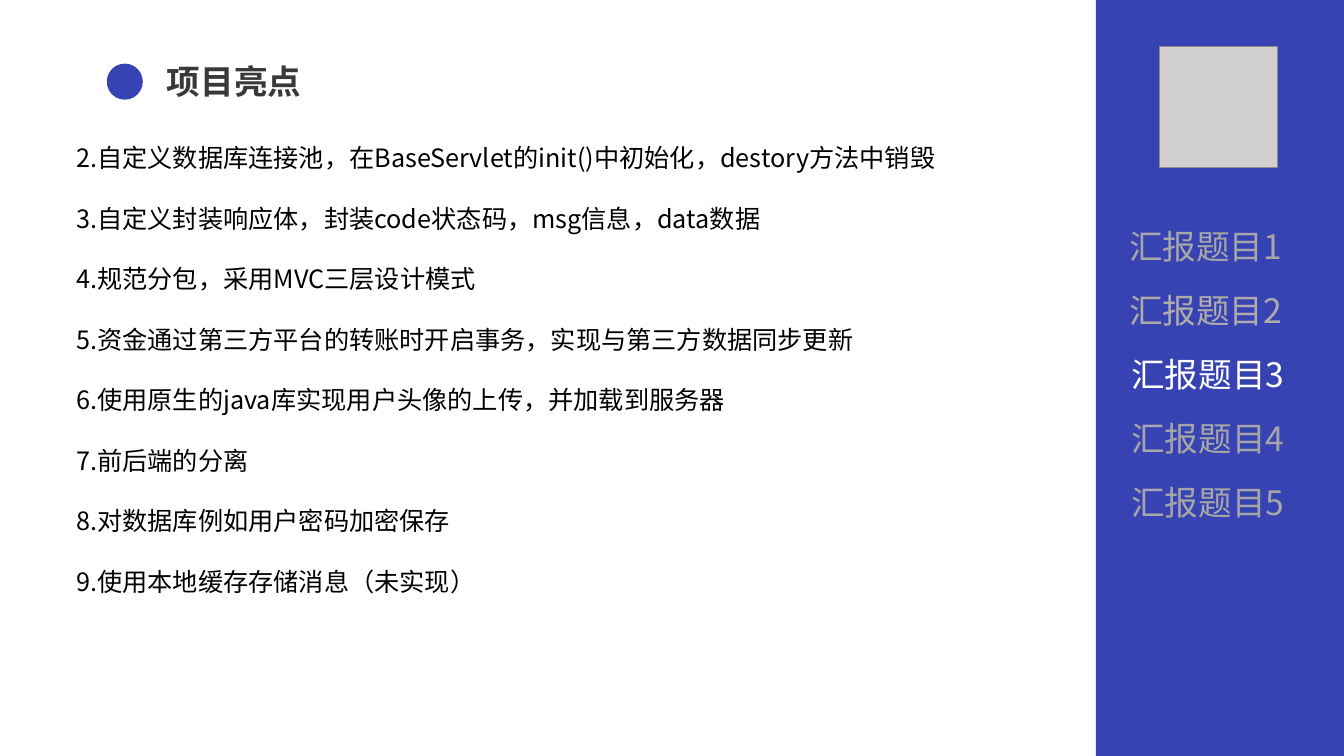
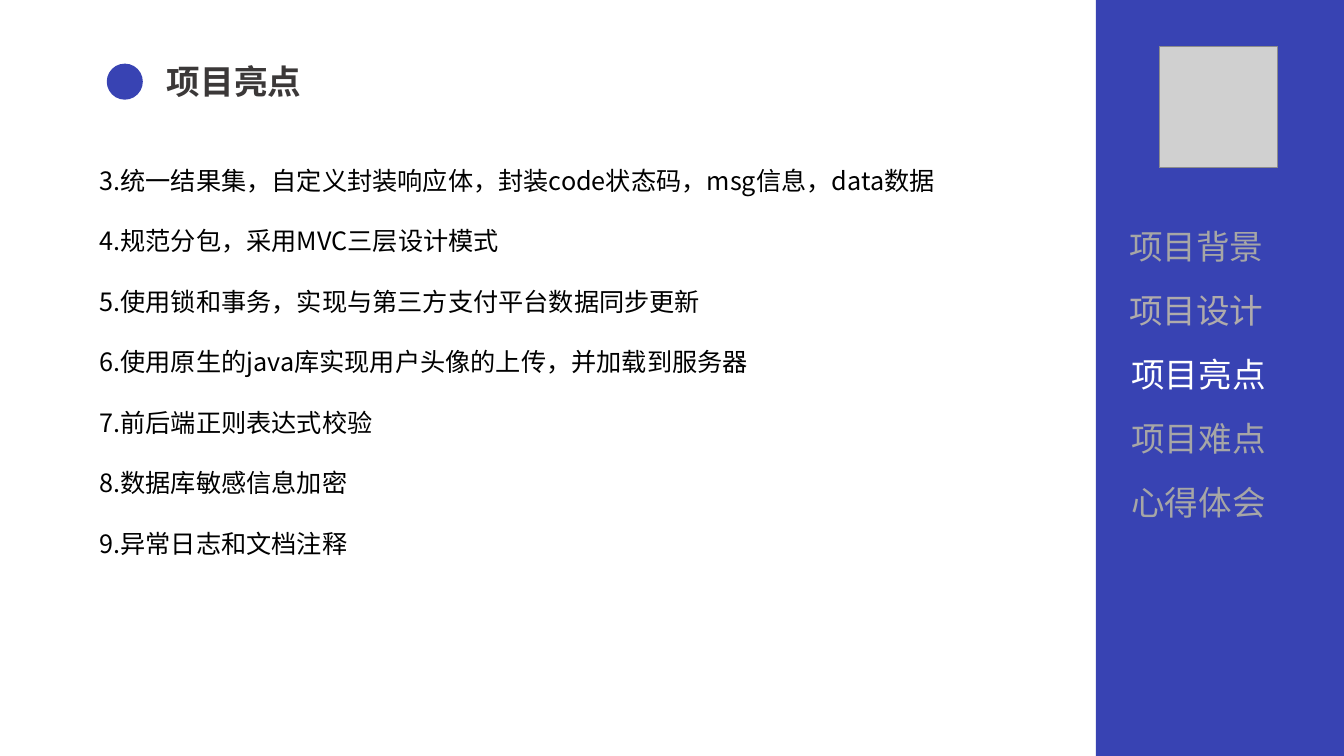
Before and after one commit to fgksking/some-codings, a slide deck: slide 15 of ppt/QG答辩.pptx (slide 13 before the commit). Drawn at 1344x756 pixels with LibreOffice and Linux fonts; fonts in the diff are those of the drawing; grey boxes stand for pictures. Boxes give left, top, right and bottom in pixels: in the first picture for what was removed or moved away, otherwise in the second. Text is boxed around its words. In the diff, an @@ line names an element or a change of style, - is before the commit and + after.

Commit message:
更新ppt和文档

```diff
--- a/ppt/QG答辩.pptx
+++ b/ppt/QG答辩.pptx
@@ text "3.统一结果集，自定义封装响应体，封装code状态码，msg信息，data数据": place and size @@
-text "3.统一结果集，自定义封装响应体，封装code状态码，msg信息，data数据" at (76, 145, 935, 594)
+text "3.统一结果集，自定义封装响应体，封装code状态码，msg信息，data数据" at (99, 168, 934, 555)
@@ text at (99, 168, 934, 196): text changed @@
-2.自定义数据库连接池，在BaseServlet的init()中初始化，destory方法中销毁
-3.自定义封装响应体，封装code状态码，msg信息，data数据
+3.统一结果集，自定义封装响应体，封装code状态码，msg信息，data数据
@@ text at (1129, 231, 1263, 262): text changed @@
-汇报题目1
+项目背景
@@ text at (99, 289, 700, 314): text changed @@
-5.资金通过第三方平台的转账时开启事务，实现与第三方数据同步更新
+5.使用锁和事务，实现与第三方支付平台数据同步更新
@@ text at (1129, 295, 1263, 326): text changed @@
-汇报题目2
+项目设计
@@ text at (1131, 358, 1265, 390): text changed @@
-汇报题目3
+项目亮点
@@ text at (99, 410, 372, 555): text changed @@
-7.前后端的分离
-8.对数据库例如用户密码加密保存
-9.使用本地缓存存储消息（未实现）
+7.前后端正则表达式校验
+8.数据库敏感信息加密
+9.异常日志和文档注释
@@ text at (1131, 423, 1265, 454): text changed @@
-汇报题目4
+项目难点
@@ text at (1131, 487, 1265, 518): text changed @@
-汇报题目5
+心得体会
```
Also in this commit, not shown: 10 other slides changed, 4 slides added, 1 slide removed, 4 other files.
